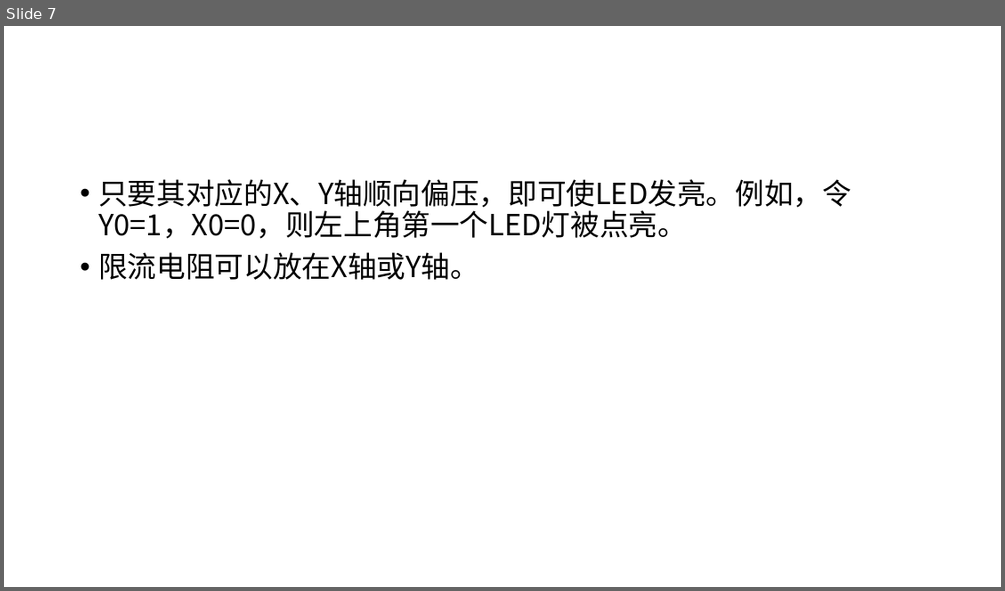
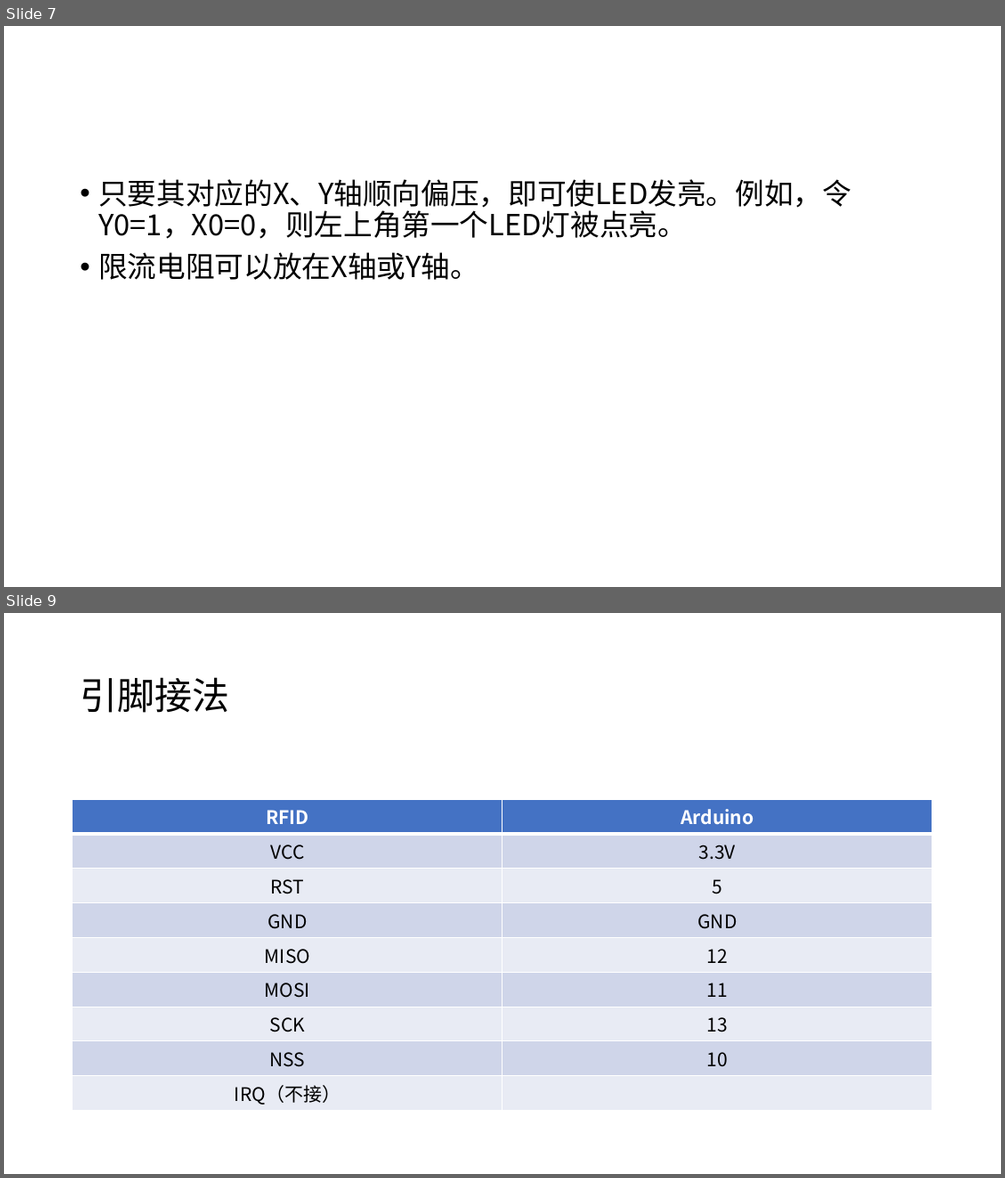
Before and after one commit to coco-hkk/arduino-courses, a slide deck: 课程I/课程I.pptx. Shown one above the other, each under a label of ours: slide 7 before the commit, slides 7 and 9 after it; the slides between them are not shown. The pictures are 1005x591 and 1005x1178 pixels, drawn with LibreOffice and Linux fonts; fonts in the diff are those of the drawing. Boxes give left, top, right and bottom in pixels: in the first picture for what was removed or moved away, otherwise in the second. Text is boxed around its words. In the diff, an @@ line names an element or a change of style, - is before the commit and + after.

```diff
--- a/课程I/课程I.pptx
+++ b/课程I/课程I.pptx
@@ slide 9 added at bbox=[4, 613, 1001, 1174], background #FFFFFF @@
@@ title added at bbox=[80, 677, 229, 713], 36 pt, text #000000 @@
+引脚接法
@@ table added at bbox=[73, 799, 933, 1108], 9 rows, 2 columns @@
+RFID | Arduino
+VCC | 3.3V
+RST | 5
+GND | GND
+MISO | 12
+MOSI | 11
+SCK | 13
+NSS | 10
+IRQ（不接） | 
```
Also in this commit, not shown: 1 slide changed, 1 other slide added, 3 other files.
